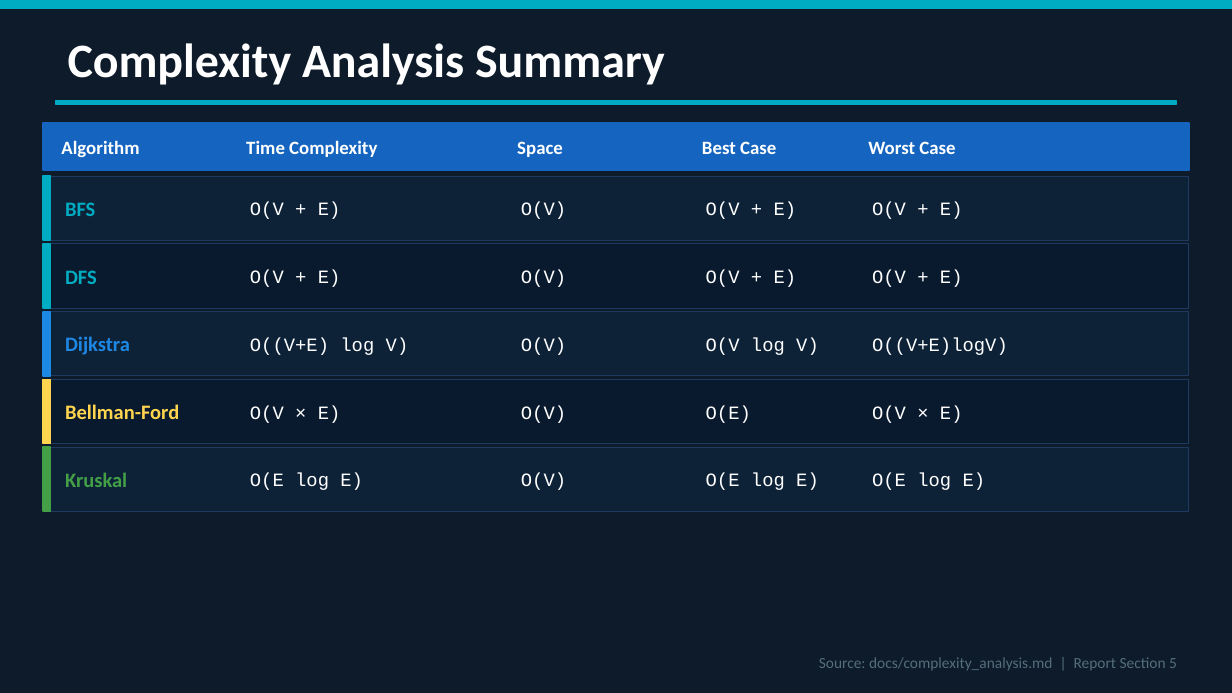
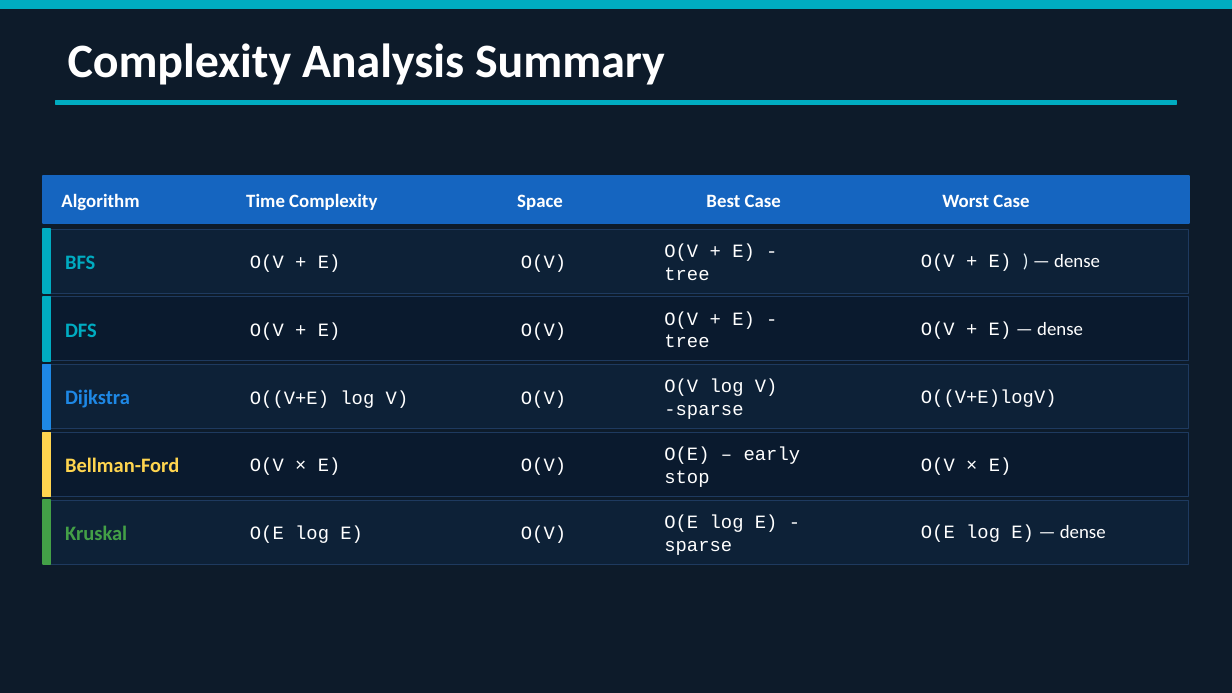
Before and after one commit to ZYXERO/COT4400-Router-Network-Optimization, a slide deck: slide 12 of docs/slides/COT4400_Presentation.pptx (slide 9 before the commit). Drawn at 1232x693 pixels with LibreOffice and Linux fonts; fonts in the diff are those of the drawing. Boxes give left, top, right and bottom in pixels: in the first picture for what was removed or moved away, otherwise in the second. Text is boxed around its words. In the diff, an @@ line names an element or a change of style, - is before the commit and + after.

Commit message:
Replace docs: add final COT4400_Report.docx, COT4400_Report.pdf, COT4400_Presentation.pptx

```diff
--- a/docs/slides/COT4400_Presentation.pptx
+++ b/docs/slides/COT4400_Presentation.pptx
@@ text "Space": place and size @@
-text "Space" at [517,141,563,157]
+text "Space" at [517,194,563,210]
@@ text "Best Case": place and size @@
-text "Best Case" at [702,141,776,154]
+text "Best Case" at [706,194,781,207]
@@ text "Worst Case": place and size @@
-text "Worst Case" at [868,141,955,154]
+text "Worst Case" at [942,194,1029,207]
@@ text at [664,244,755,280]: text changed @@
-O(V + E)
+O(V + E) - tree
@@ text at [921,254,1100,271]: text changed; font Courier New to Calibri @@
-O(V + E)
+O(V + E) ) — dense
@@ text at [664,312,755,347]: text changed @@
-O(V + E)
+O(V + E) - tree
@@ text at [921,322,1083,339]: text changed @@
-O(V + E)
+O(V + E) — dense
@@ text at [664,379,778,419]: text changed @@
-O(V log V)
+O(V log V) -sparse
@@ text "O((V+E)logV)": place and size @@
-text "O((V+E)logV)" at [872,338,1008,355]
+text "O((V+E)logV)" at [921,390,1057,407]
@@ 17 texts, 11 rectangles: place and size @@
-17 texts, 11 rectangles at [43,123,1189,511]
+17 texts, 11 rectangles at [43,176,1189,564]
@@ text at [664,447,801,487]: text changed @@
-O(E)
+O(E) – early stop
@@ text "O(V × E)": place and size @@
-text "O(V × E)" at [872,405,963,423]
+text "O(V × E)" at [921,458,1012,475]
@@ text at [664,515,778,555]: text changed @@
-O(E log E)
+O(E log E) - sparse
@@ text at [921,525,1106,542]: text changed @@
-O(E log E)
+O(E log E) — dense
@@ text removed at [819,657,1177,670] @@
-Source: docs/complexity_analysis.md | Report Section 5
```
Also in this commit, not shown: 10 other slides changed, 4 slides added, 2 other files.
